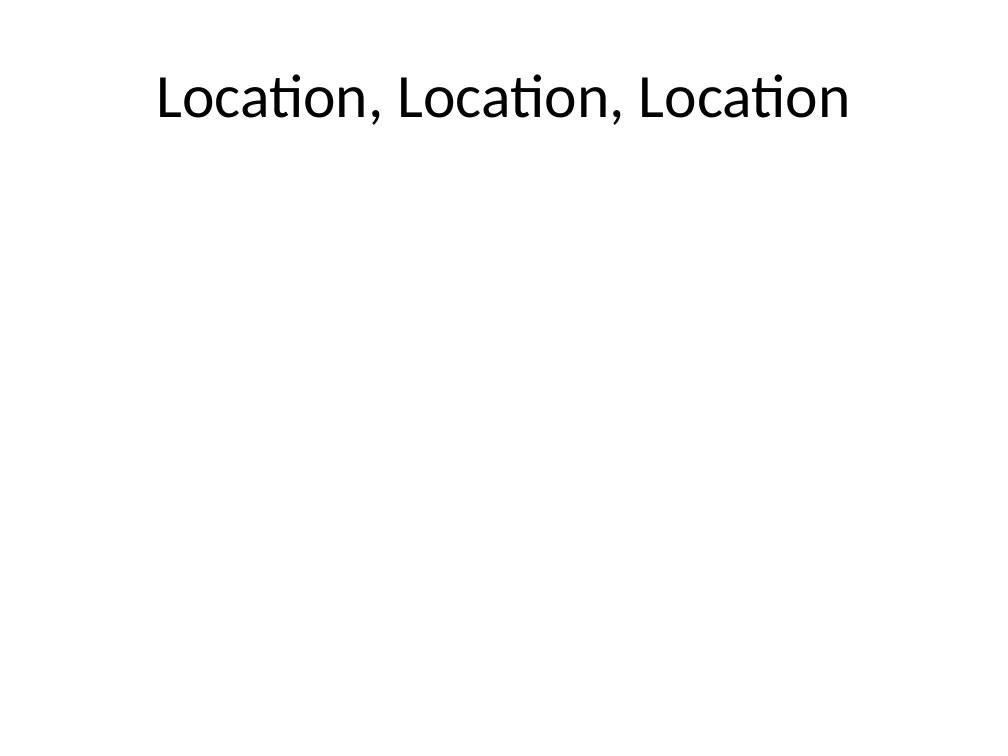
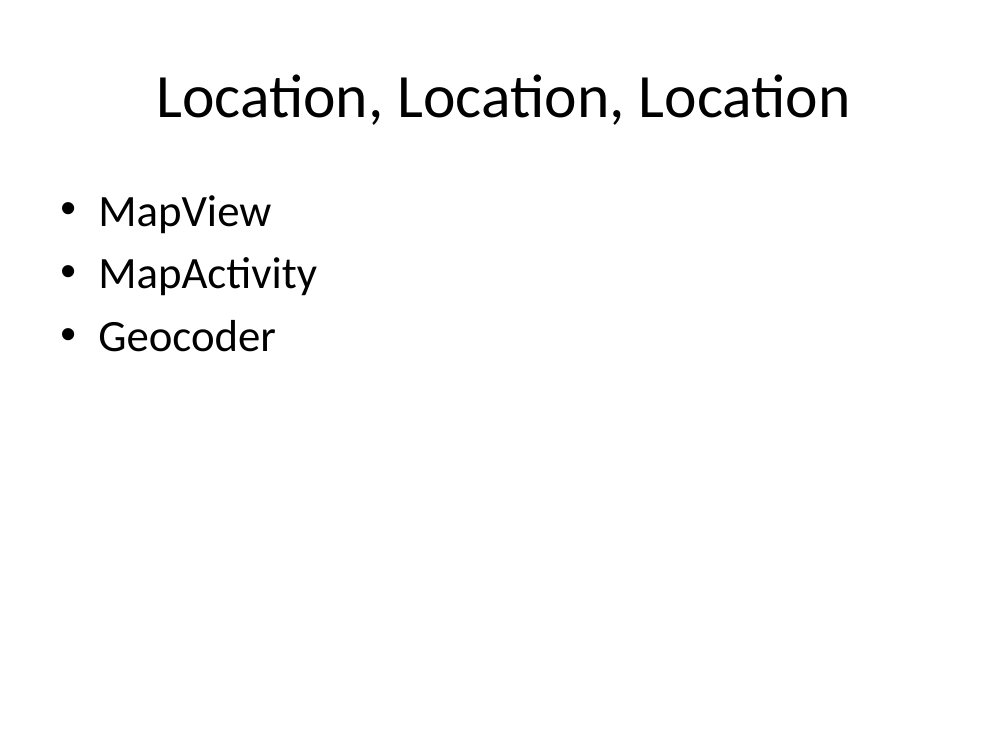
Before and after one commit to chadmaughan/learn-android, a slide deck: slide 42 of android.pptx. Drawn at 1008x756 pixels with LibreOffice and Linux fonts; fonts in the diff are those of the drawing. Boxes give left, top, right and bottom in pixels: in the first picture for what was removed or moved away, otherwise in the second. Text is boxed around its words. In the diff, an @@ line names an element or a change of style, - is before the commit and + after.

Commit message:
Added lab 5 locations

```diff
--- a/android.pptx
+++ b/android.pptx
@@ text added at <box>98,195,317,352</box>, 32 pt, text #000000 @@
+• MapView
+• MapActivity
+• Geocoder
```
Also in this commit, not shown: 1 other slide changed, 3 slides added, 21 other files.
